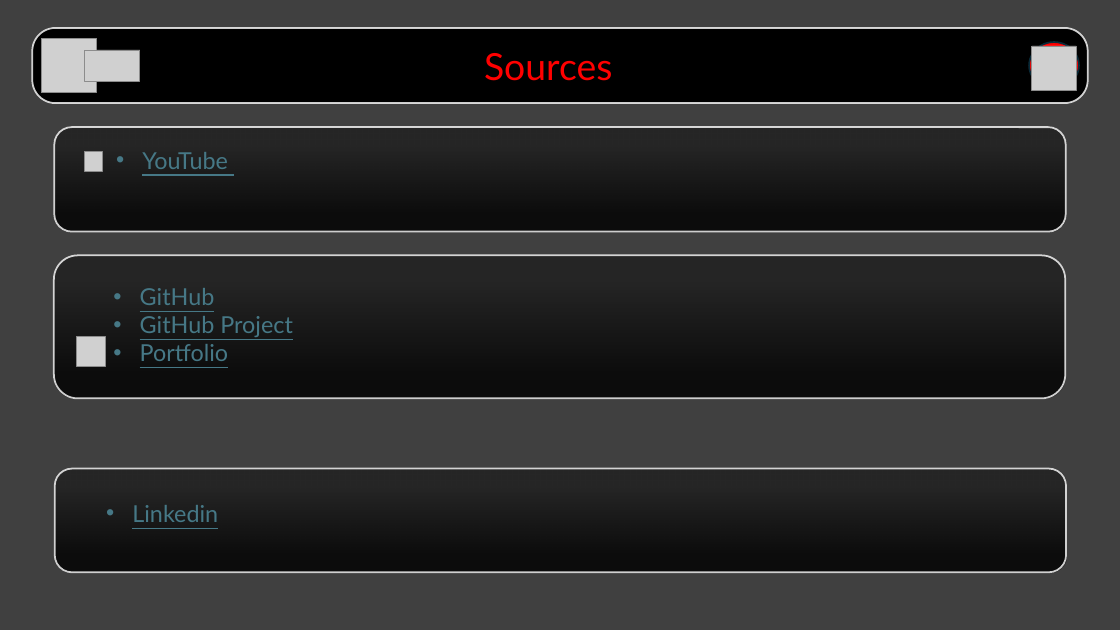
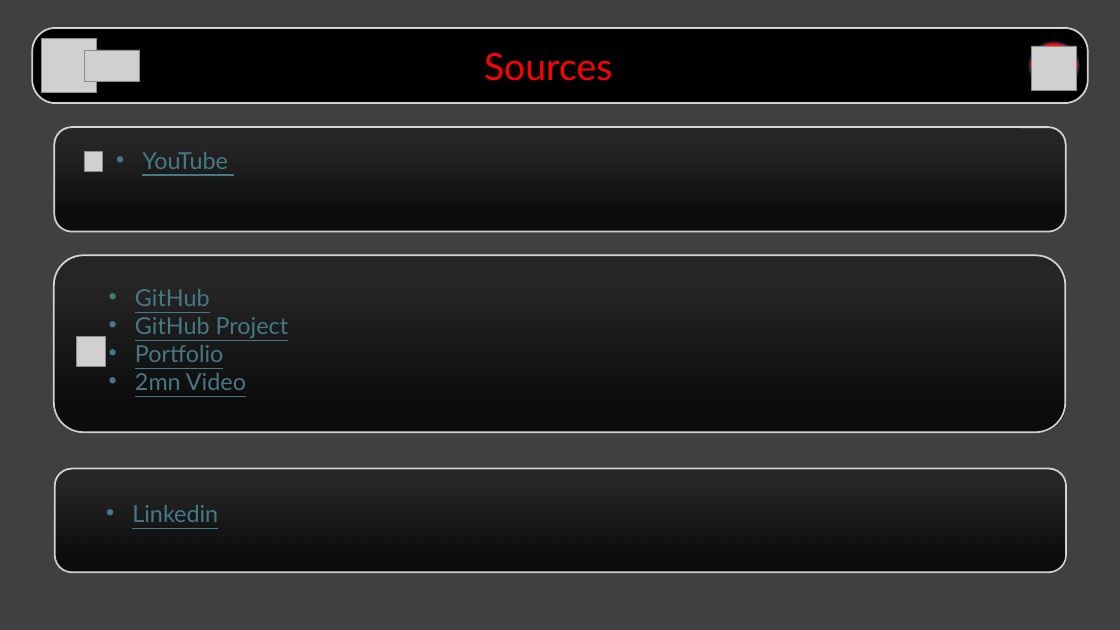
Before and after one commit to Shirel25/Netflix-Dashboard-Analysis, a slide deck: slide 10 of 6_presentation/Presentation/Presentation.pptx. Drawn at 1120x630 pixels with LibreOffice and Linux fonts; fonts in the diff are those of the drawing; grey boxes stand for pictures; background and template pictures are left out. Boxes give left, top, right and bottom in pixels: in the first picture for what was removed or moved away, otherwise in the second. Text is boxed around its words. In the diff, an @@ line names an element or a change of style, - is before the commit and + after.

Commit message:
update

```diff
--- a/6_presentation/Presentation/Presentation.pptx
+++ b/6_presentation/Presentation/Presentation.pptx
@@ rounded rectangle: place and size @@
-rounded rectangle at (54, 255, 1065, 398)
+rounded rectangle at (54, 255, 1065, 433)
@@ text at (135, 373, 246, 390): paragraph added @@
+• 2mn Video
```
